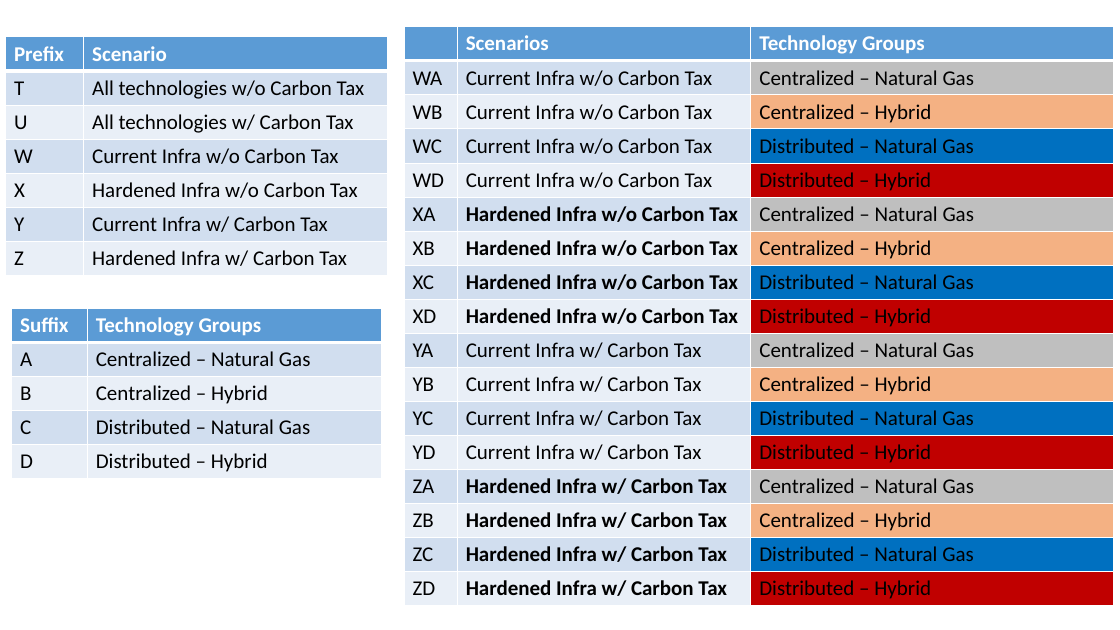
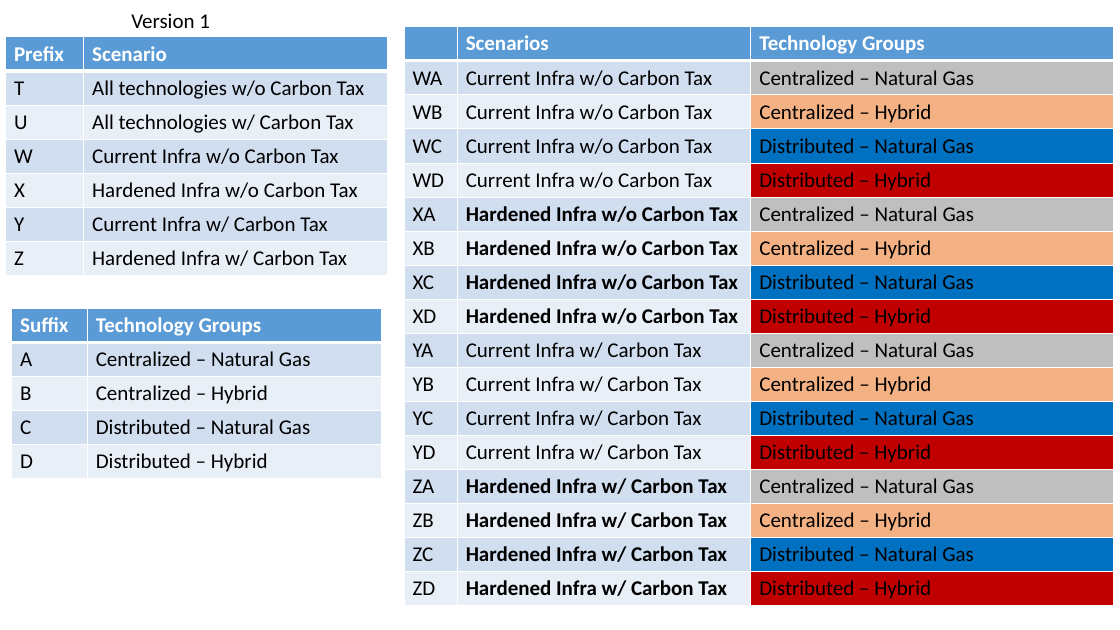
Before and after one commit to EnergyModels/temoatools, a slide deck: slide 1 of projects/puerto_rico_stoch/data/scenario_overview.pptx. Drawn at 1120x630 pixels with LibreOffice and Linux fonts; fonts in the diff are those of the drawing. Boxes give left, top, right and bottom in pixels: in the first picture for what was removed or moved away, otherwise in the second. Text is boxed around its words. In the diff, an @@ line names an element or a change of style, - is before the commit and + after.

```diff
--- a/projects/puerto_rico_stoch/data/scenario_overview.pptx
+++ b/projects/puerto_rico_stoch/data/scenario_overview.pptx
@@ text added at (131,13,210,28), 18 pt, text #000000 @@
+Version 1
```
Also in this commit, not shown: 1 slide added, 8 other files.
